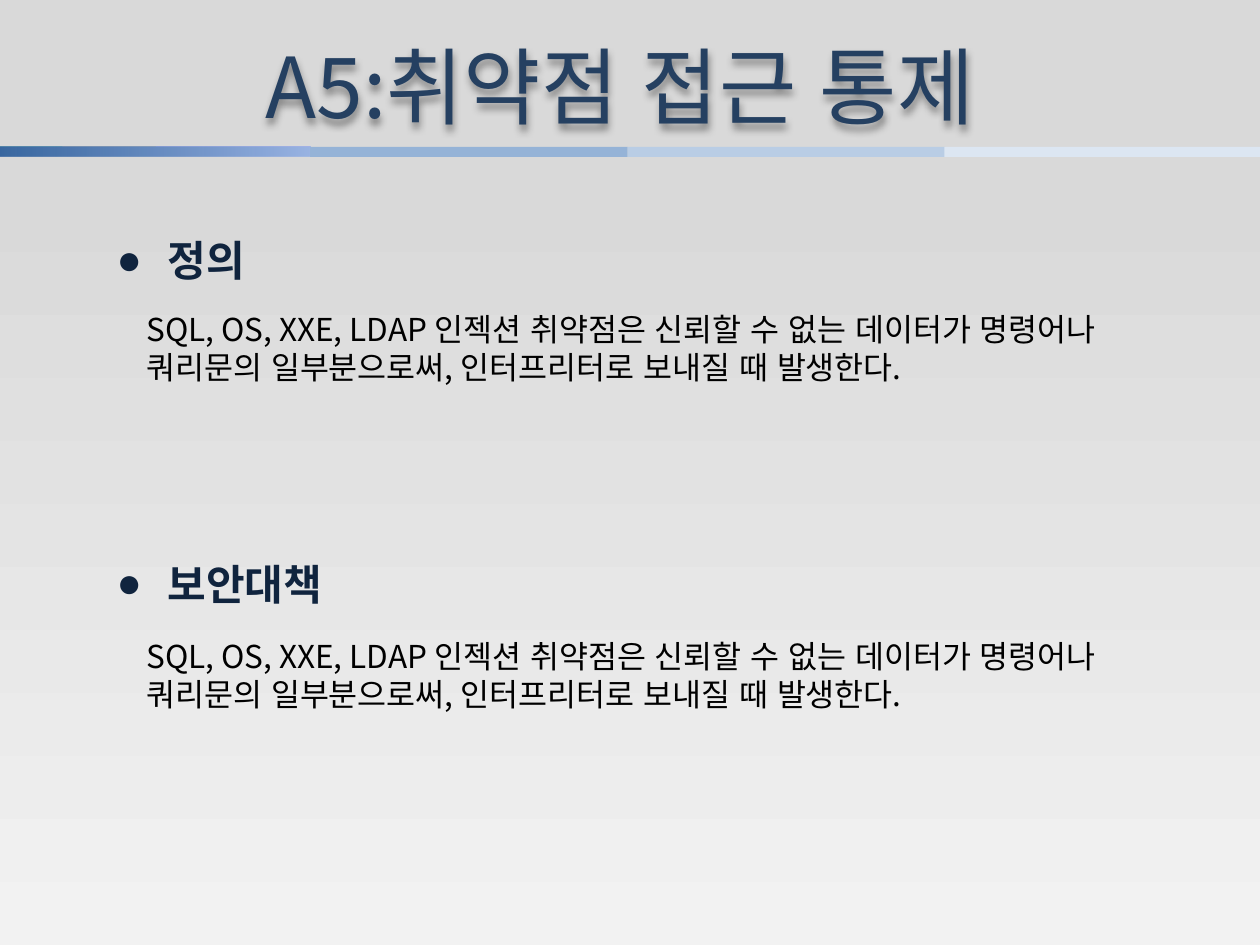
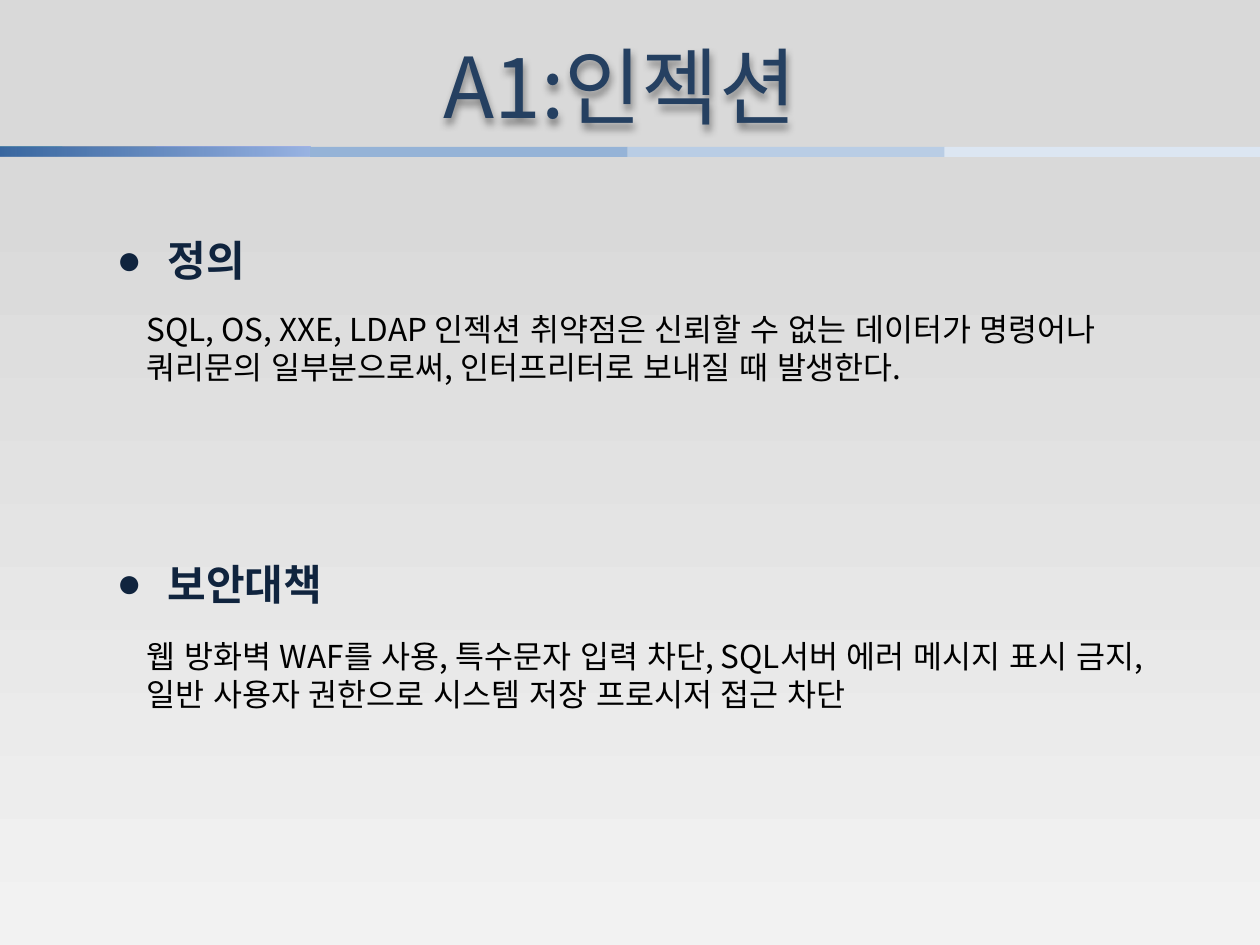
Before and after one commit to jungyohan731/han, a slide deck: slide 3 of 프로젝트 보고서.pptx (slide 7 before the commit). Drawn at 1260x945 pixels with LibreOffice and Linux fonts; fonts in the diff are those of the drawing. Boxes give left, top, right and bottom in pixels: in the first picture for what was removed or moved away, otherwise in the second. Text is boxed around its words. In the diff, an @@ line names an element or a change of style, - is before the commit and + after.

```diff
--- a/프로젝트 보고서.pptx
+++ b/프로젝트 보고서.pptx
@@ text at bbox=[444, 48, 797, 129]: text changed @@
-A5:취약점 접근 통제
+A1:인젝션
@@ text at bbox=[146, 642, 1143, 709]: text changed @@
-SQL, OS, XXE, LDAP 인젝션 취약점은 신뢰할 수 없는 데이터가 명령어나
-쿼리문의 일부분으로써, 인터프리터로 보내질 때 발생한다.
+웹 방화벽 WAF를 사용, 특수문자 입력 차단, SQL서버 에러 메시지 표시 금지,
+일반 사용자 권한으로 시스템 저장 프로시저 접근 차단
```
Also in this commit, not shown: 1 other slide changed, 5 slides added, 4 slides removed, 1 other file.
